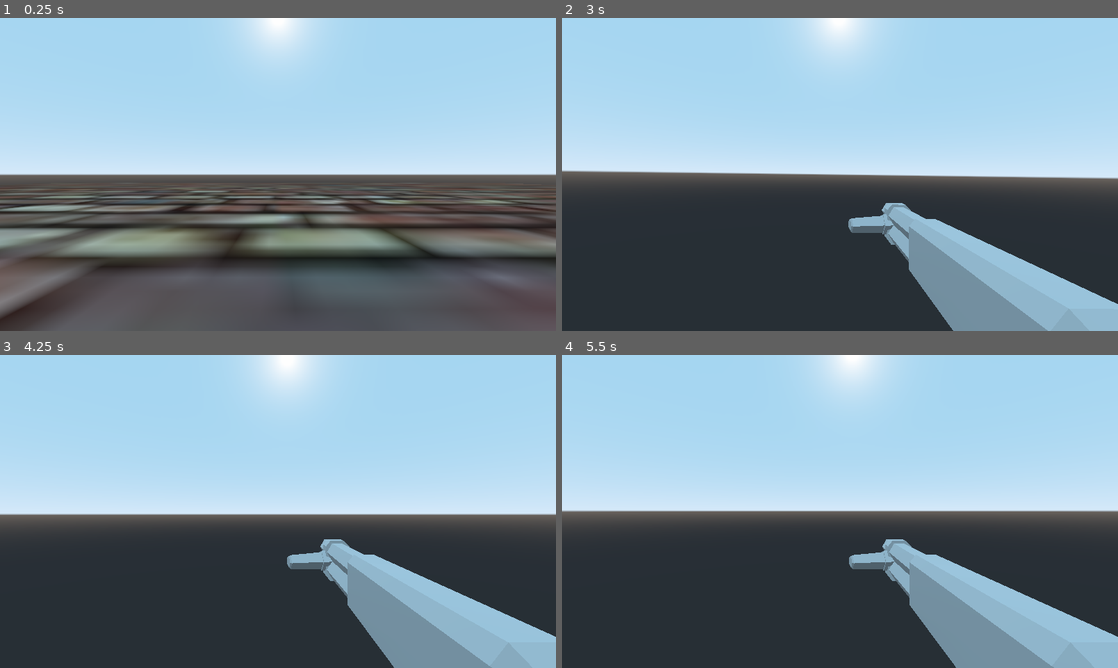
Above: before the commit, frames 1-4 (two rows, left to right).
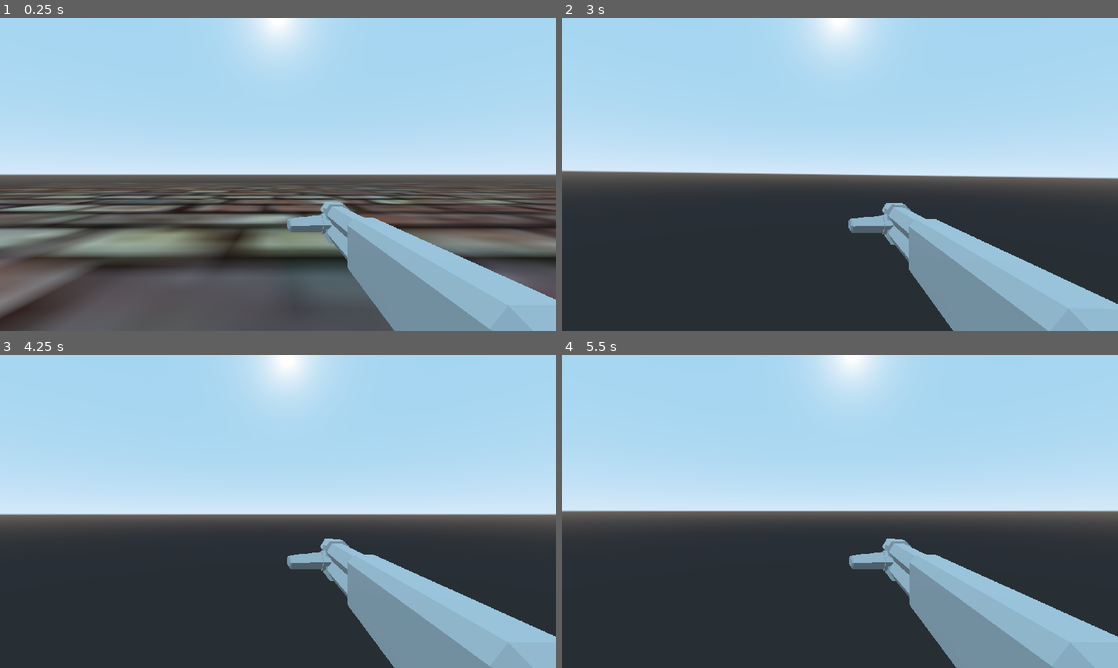
Above: after the commit, the same moments.

Repository: sundowns/fools-gold
Game: Godot game, scene res://world/BaseLevel.tscn
The game is run twice, just before and just after one commit, with the same random seed, the same clock (stepped at 60 frames per second) and the same inputs. This scene is started directly instead of the project's main scene.
Inputs (mouse positions are in pixels of both pictures, inside the frame that each line leads up to):
- Up to frame 1 (0.25 s): no input
- Up to frame 2 (3 s): tap Enter at 0.5, 2 s; move the mouse to (834, 180) at 0.52 s; hold W (move_forward) 0.53-2.78 s; tap E (use) at 0.6, 1.55, 2.1, 2.85 s; tap Space (jump) at 0.77, 1.25, 1.52, 2.75 s; move the mouse to (878, 177) at 1.27 s; click (878, 177) at 1.35 s; move the mouse to (795, 171) at 2.02 s; move the mouse to (845, 174) at 2.77 s; hold A (move_left) from 2.78 s (still down)
- Up to frame 3 (4.25 s): tap Space (jump) at 3.02, 3.77 s; tap Enter at 3.5 s; move the mouse to (255, 505) at 3.52 s; release A (move_left) at 3.53 s; press the mouse at (255, 505) at 3.53 s; hold W (move_forward) from 3.53 s (still down); tap E (use) at 3.8 s
- Up to frame 4 (5.5 s): keep holding W (move_forward); tap Space (jump) at 4.25, 4.52 s; move the mouse to (867, 511) at 4.27 s; release the mouse at (867, 511) at 4.28 s; tap E (use) at 4.35, 5.1 s; move the mouse to (812, 511) at 5.02 s

The runs differ from the first frame. In frame 1, 9.3% of the frame differs, in the area x 51-100%, y 58-100%; in frame 2, less than 0.1%; in frame 3, less than 0.1%; in frame 4, less than 0.1%.

Commit message:
gun camera

Diff:
--- a/entities/Player.tscn
+++ b/entities/Player.tscn
@@ -7,6 +7,7 @@
 [ext_resource path="res://entities/state-machines/StateMachine.gd" type="Script" id=5]
 [ext_resource path="res://entities/state-machines/player/Airborne.gd" type="Script" id=6]
 [ext_resource path="res://guns/Revolver.tscn" type="PackedScene" id=7]
+[ext_resource path="res://entities/components/GunCamera.gd" type="Script" id=8]
 
 [sub_resource type="CapsuleShape" id=1]
 radius = 0.7
@@ -67,3 +68,27 @@
 
 [node name="HandLocation" type="Spatial" parent="Head"]
 transform = Transform( 1, 0, 0, 0, 1, 0, 0, 0, 1, 0.4, -0.38, -0.677 )
+
+[node name="ViewportContainer" type="ViewportContainer" parent="."]
+anchor_right = 1.0
+anchor_bottom = 1.0
+size_flags_horizontal = 3
+size_flags_vertical = 3
+stretch = true
+__meta__ = {
+"_edit_use_anchors_": false
+}
+
+[node name="Viewport" type="Viewport" parent="ViewportContainer"]
+size = Vector2( 1280, 720 )
+transparent_bg = true
+handle_input_locally = false
+hdr = false
+render_target_update_mode = 3
+shadow_atlas_size = 64
+
+[node name="GunCamera" type="Camera" parent="ViewportContainer/Viewport"]
+transform = Transform( 1, 0, 0, 0, 1, 0, 0, 0, 1, 0, 0.7, 0 )
+cull_mask = 4
+script = ExtResource( 8 )
+camera_path = NodePath("../../../Head/Camera")
--- /dev/null
+++ b/entities/components/GunCamera.gd
@@ -0,0 +1,10 @@
+extends Camera
+
+export var camera_path: NodePath
+var camera: Camera
+
+func _ready():
+	camera = get_node(camera_path)
+
+func _process(_delta):
+	global_transform = camera.global_transform
--- a/models/Shotgun.tscn
+++ b/models/Shotgun.tscn
@@ -3,3 +3,6 @@
 [ext_resource path="res://meshes/shotgun.glb" type="PackedScene" id=1]
 
 [node name="shotgun" instance=ExtResource( 1 )]
+
+[node name="Shotgun" parent="." index="0"]
+layers = 4
Not shown: 1 places in entities/Player.tscn that only renumber resources
